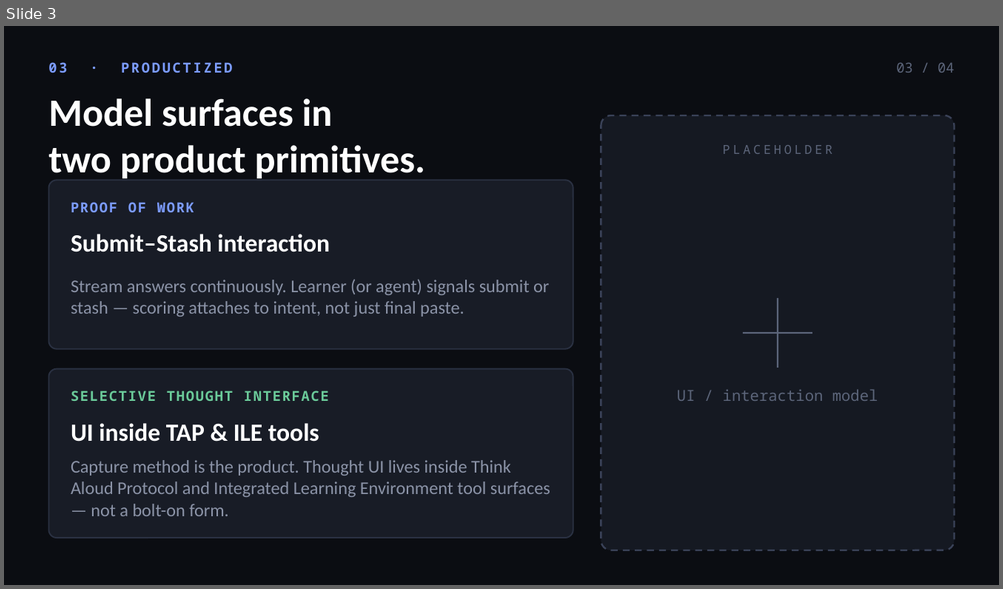
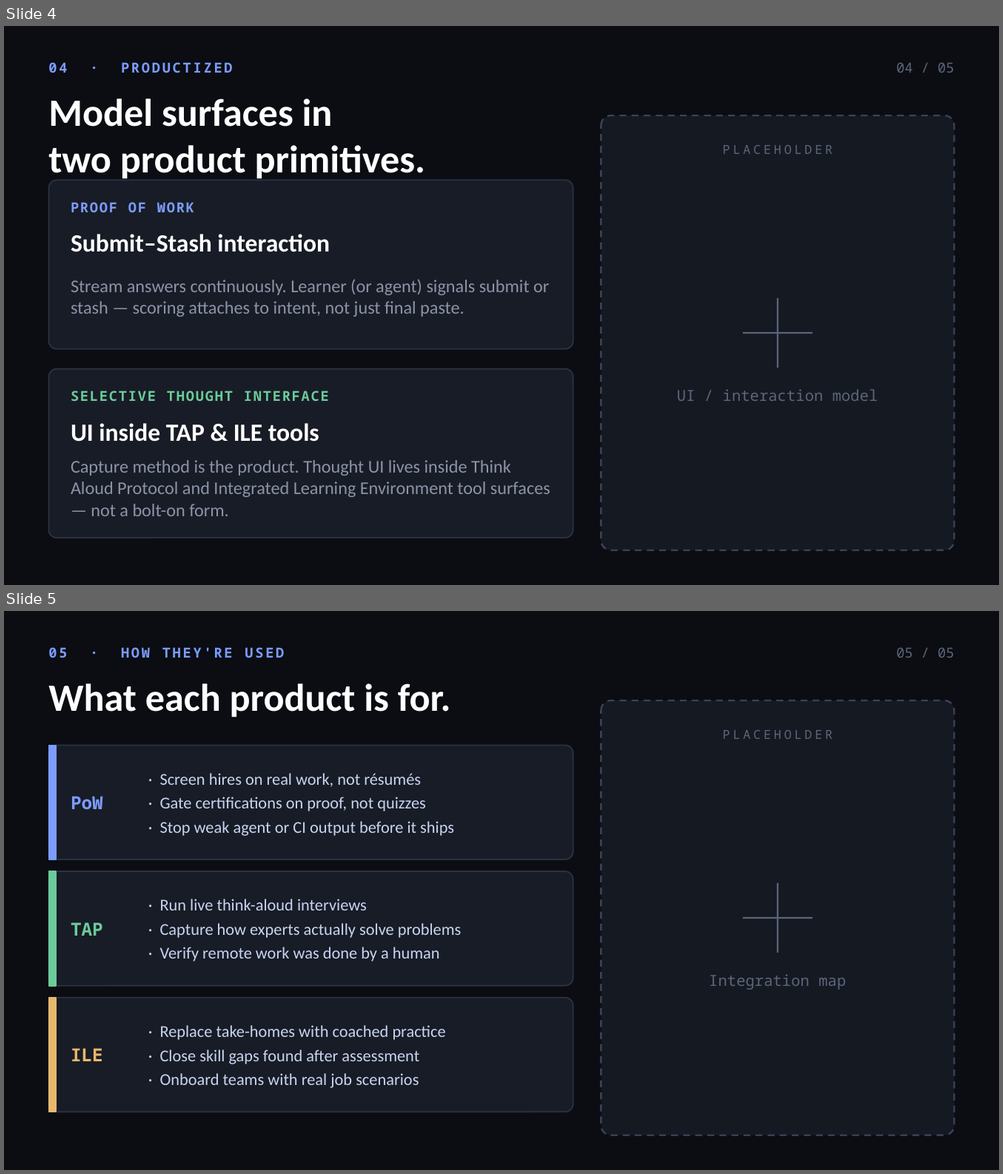
Before and after one commit to dncolomer/openlesson, a slide deck: docs/pitch/product-pitch.pptx. Shown one above the other, each under a label of ours: slide 3 before the commit, slides 4 and 5 after it. The pictures are 1003x589 and 1003x1174 pixels, drawn with LibreOffice and Linux fonts; fonts in the diff are those of the drawing. Boxes give left, top, right and bottom in pixels: in the first picture for what was removed or moved away, otherwise in the second. Text is boxed around its words. In the diff, an @@ line names an element or a change of style, - is before the commit and + after.

Commit message:
Expand product pitch with video media and per-product use cases.
Ship selective-interface video on TAP method slides, full config-space art, and one use-case slide per product so the deck stays readable without scroll. Also polish SalesSlideDeck media layout and related orbit coach/demo and pitch content updates.

```diff
--- a/docs/pitch/product-pitch.pptx
+++ b/docs/pitch/product-pitch.pptx
@@ slide 5 added at [4,611,999,1170], background #FFFFFF @@
@@ rectangle added at [4,611,999,1170], fill #0B0D12, outline #0B0D12 1 pt @@
@@ text added at [48,647,284,658], 10 pt, text #7C9CFF, bold @@
+05 · HOW THEY'RE USED
@@ text added at [896,647,953,658], 10 pt, text #5C657A @@
+05 / 05
@@ text added at [48,684,451,718], 28 pt, text #FFFFFF, bold @@
+What each product is for.
@@ rounded rectangle added at [600,701,954,1136], fill #151922, outline #3A4258 1.25 pt dashed @@
@@ text added at [723,730,832,739], 9 pt, text #5C657A @@
+PLACEHOLDER
@@ rounded rectangle added at [48,745,573,860], fill #181C26, outline #2A3142 1 pt @@
@@ rectangle added at [48,745,56,860], fill #7C9CFF, outline #7C9CFF 1 pt @@
@@ text added at [160,773,454,836], 12 pt, text #C8D4F0 @@
+· Screen hires on real work, not résumés
+· Gate certifications on proof, not quizzes
+· Stop weak agent or CI output before it ships
@@ text added at [71,796,103,810], 13 pt, text #7C9CFF, bold @@
+PoW
@@ rounded rectangle added at [48,871,573,986], fill #181C26, outline #2A3142 1 pt @@
@@ rectangle added at [48,871,56,986], fill #6BCB9A, outline #6BCB9A 1 pt @@
@@ text added at [160,899,461,962], 12 pt, text #C8D4F0 @@
+· Run live think-aloud interviews
+· Capture how experts actually solve problems
+· Verify remote work was done by a human
@@ line added from (778, 883) to (778, 953), #5C657A 1.25 pt @@
@@ line added from (742, 918) to (811, 918), #5C657A 1.25 pt @@
@@ text added at [71,923,103,936], 13 pt, text #6BCB9A, bold @@
+TAP
@@ text added at [708,974,845,990], 11 pt, text #5C657A @@
+Integration map
@@ rounded rectangle added at [48,998,573,1112], fill #181C26, outline #2A3142 1 pt @@
@@ rectangle added at [48,998,56,1112], fill #E8B86D, outline #E8B86D 1 pt @@
@@ text added at [160,1025,446,1088], 12 pt, text #C8D4F0 @@
+· Replace take-homes with coached practice
+· Close skill gaps found after assessment
+· Onboard teams with real job scenarios
@@ text added at [71,1048,103,1062], 13 pt, text #E8B86D, bold @@
+ILE
@@ what was slide 3 is now slide 4 @@
@@ slide 4 changed as well @@
@@ text at [48,62,233,73]: text changed @@
-03 · PRODUCTIZED
+04 · PRODUCTIZED
@@ text at [896,62,953,73]: text changed @@
-03 / 04
+04 / 05
```
Also in this commit, not shown: 2 other slides changed, 1 other slide added, 1 slide removed, 26 other files.
